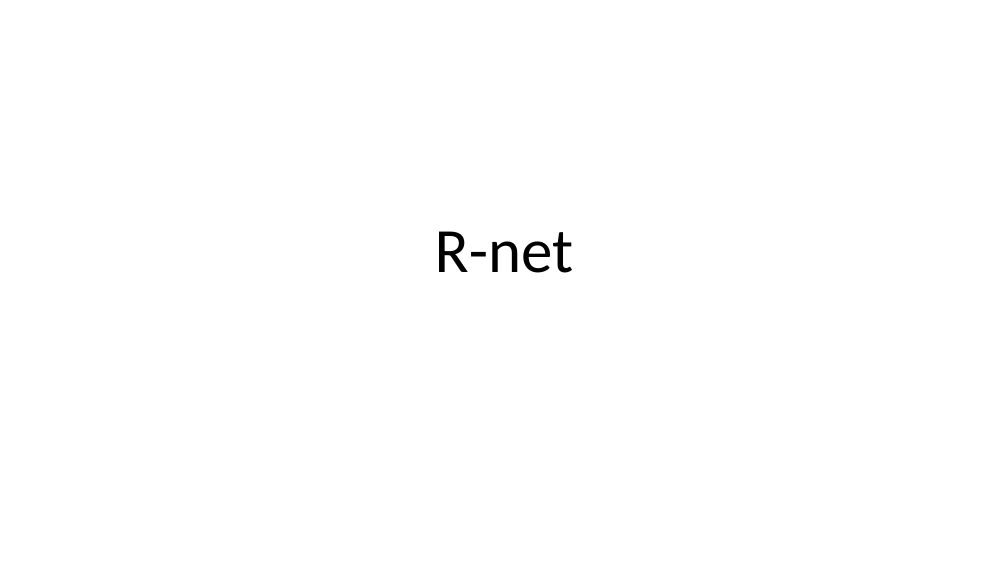
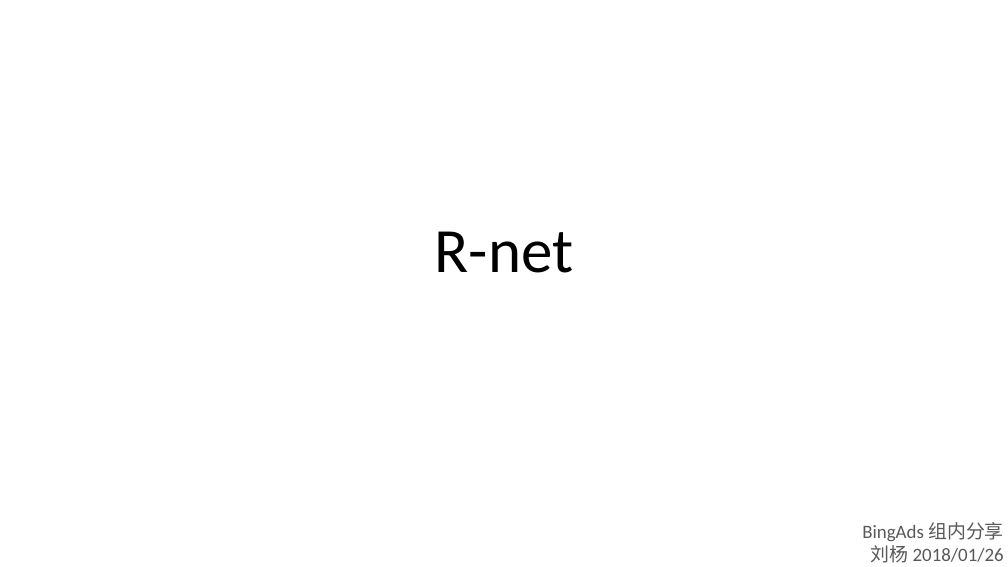
Before and after one commit to foamliu/Learning-DL, a slide deck: slide 1 of nlp/R-net.pptx. Drawn at 1008x567 pixels with LibreOffice and Linux fonts; fonts in the diff are those of the drawing. Boxes give left, top, right and bottom in pixels: in the first picture for what was removed or moved away, otherwise in the second. Text is boxed around its words. In the diff, an @@ line names an element or a change of style, - is before the commit and + after.

```diff
--- a/nlp/R-net.pptx
+++ b/nlp/R-net.pptx
@@ text added at box(862, 522, 1004, 563), 18 pt, text #595959 @@
+BingAds 组内分享
+刘杨 2018/01/26
```
Also in this commit, not shown: 1 other slide changed, 8 slides added, 1 slide removed, 3 other files.
